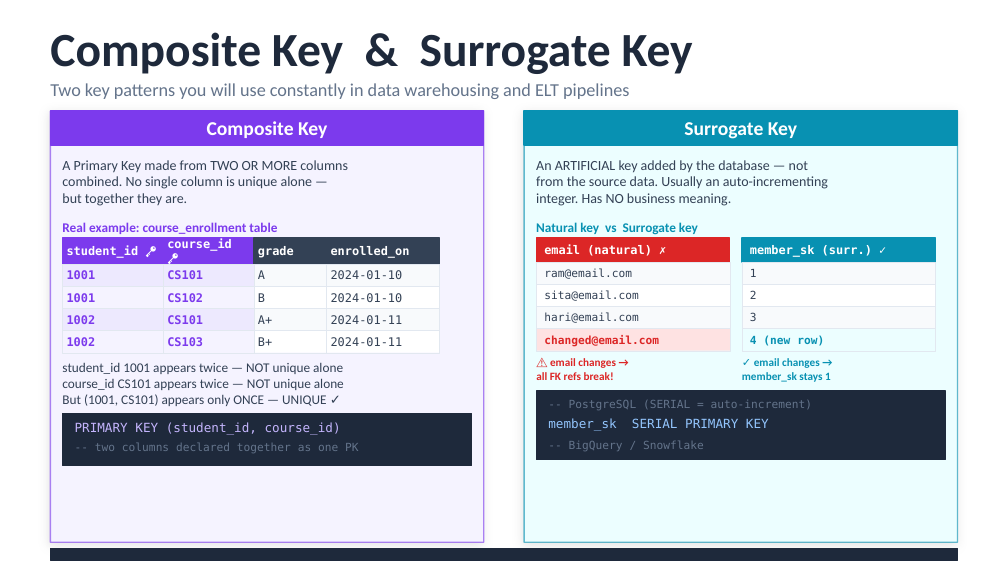
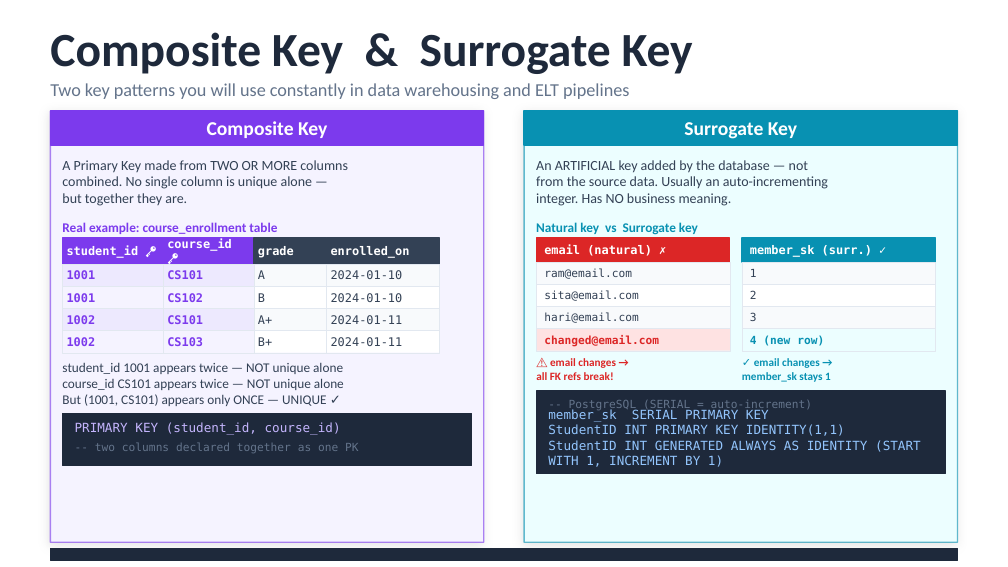
Before and after one commit to sauhar/Business-Data-Analytics, a slide deck: slide 16 of Slides/3_SQL_Fundamentals_Database_Concepts.pptx. Drawn at 1008x567 pixels with LibreOffice and Linux fonts; fonts in the diff are those of the drawing. Boxes give left, top, right and bottom in pixels: in the first picture for what was removed or moved away, otherwise in the second. Text is boxed around its words. In the diff, an @@ line names an element or a change of style, - is before the commit and + after.

```diff
--- a/Slides/3_SQL_Fundamentals_Database_Concepts.pptx
+++ b/Slides/3_SQL_Fundamentals_Database_Concepts.pptx
@@ rectangle: place and size @@
-rectangle at box(536, 391, 946, 460)
+rectangle at box(536, 391, 946, 474)
@@ text at box(548, 409, 921, 467): text changed @@
-member_sk SERIAL PRIMARY KEY
+member_sk SERIAL PRIMARY KEY
+StudentID INT PRIMARY KEY IDENTITY(1,1)
+StudentID INT GENERATED ALWAYS AS IDENTITY (START WITH 1, INCREMENT BY 1)
@@ text removed at box(569, 440, 704, 451) @@
--- BigQuery / Snowflake
```
Also in this commit, not shown: 5 other slides changed, 7 other files.
